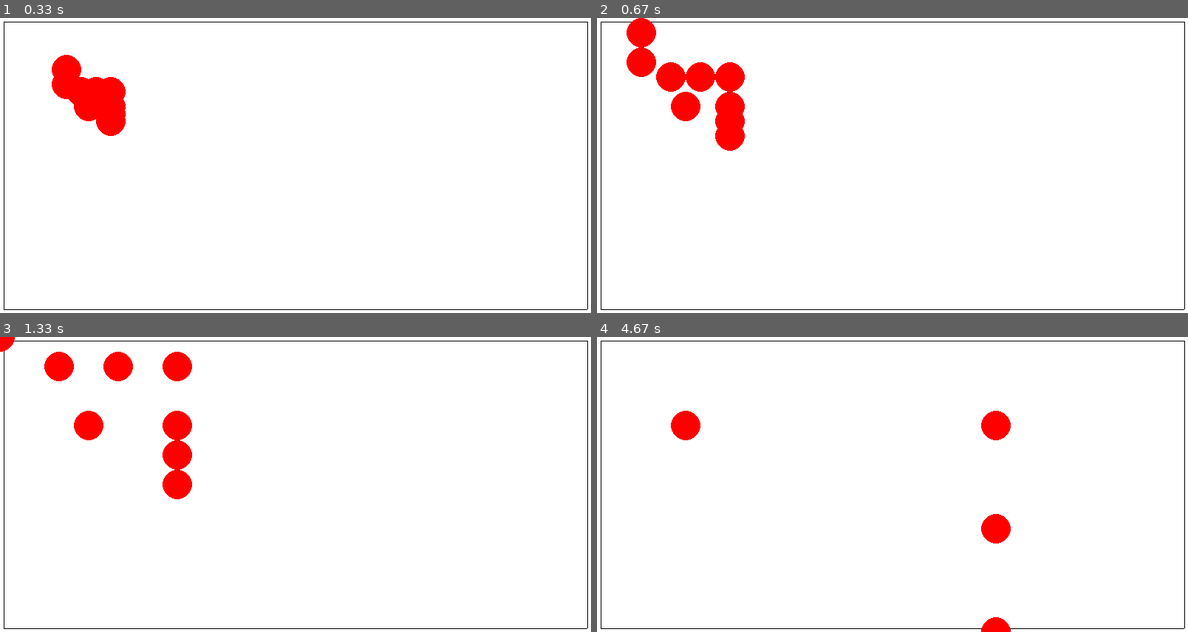
Above: before the commit, frames 1-4 (two rows, left to right).
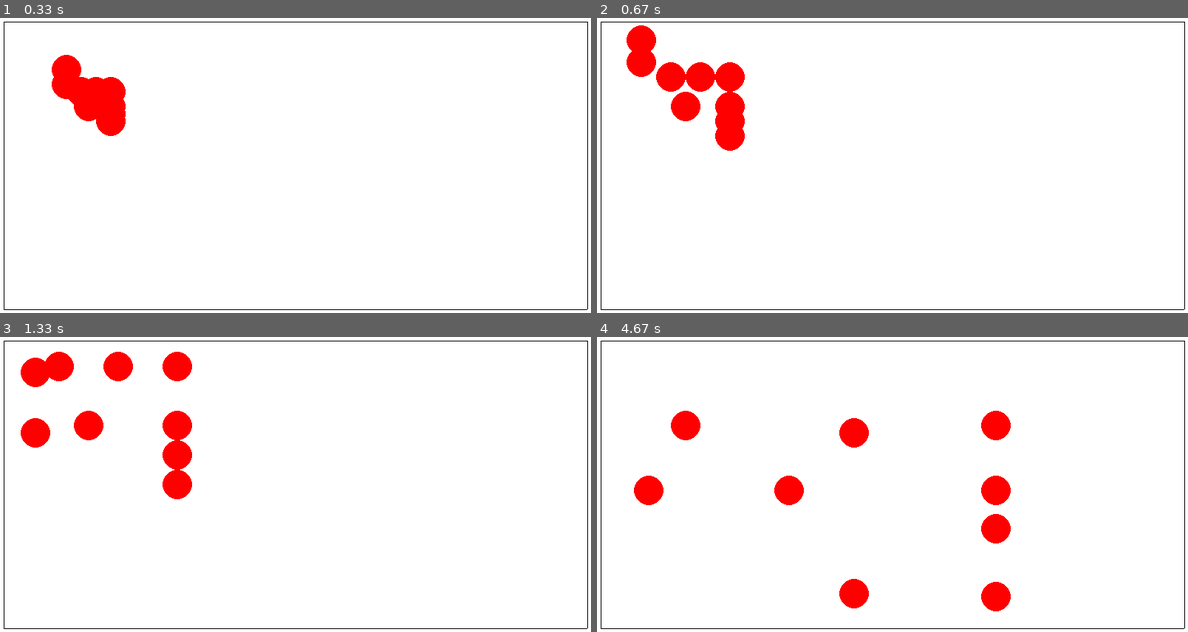
Above: after the commit, the same moments.

Repository: Lem-a-k/pygame2024
Game: pygame game, started from main.py
The game is run twice, just before and just after one commit, with the same random seed, the same clock (stepped at 60 frames per second) and the same inputs.
Inputs:
- Up to frame 1 (0.33 s): no input
- Up to frame 2 (0.67 s): no input
- Up to frame 3 (1.33 s): no input
- Up to frame 4 (4.67 s): no input

Frame 1 is identical in both runs. In frame 2, 0.2% of the frame differs, in the area x 5-10%, y 0-12%; in frame 3, 0.8%; in frame 4, 2.5%, in the area x 6-70%, y 27-100%.

Commit message:
borders collide

Diff:
--- a/main.py
+++ b/main.py
@@ -21,6 +21,10 @@
 
     def update(self):
         self.rect = self.rect.move(self.vx, self.vy)
+        if pygame.sprite.spritecollideany(self, horizontal_borders):
+            self.vy = -self.vy
+        if pygame.sprite.spritecollideany(self, vertical_borders):
+            self.vx = -self.vx
 
 
 class Border(pygame.sprite.Sprite):
